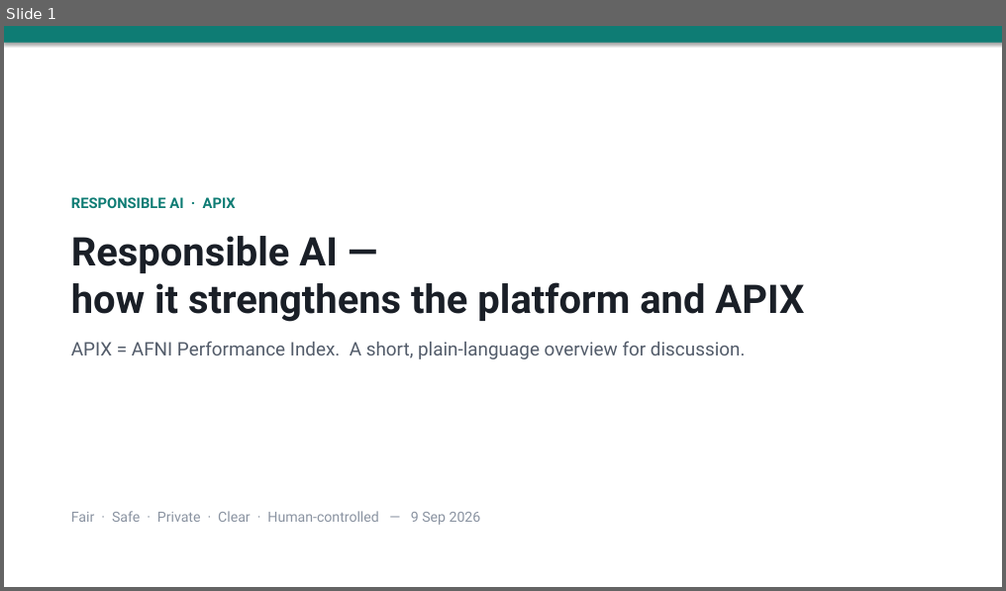
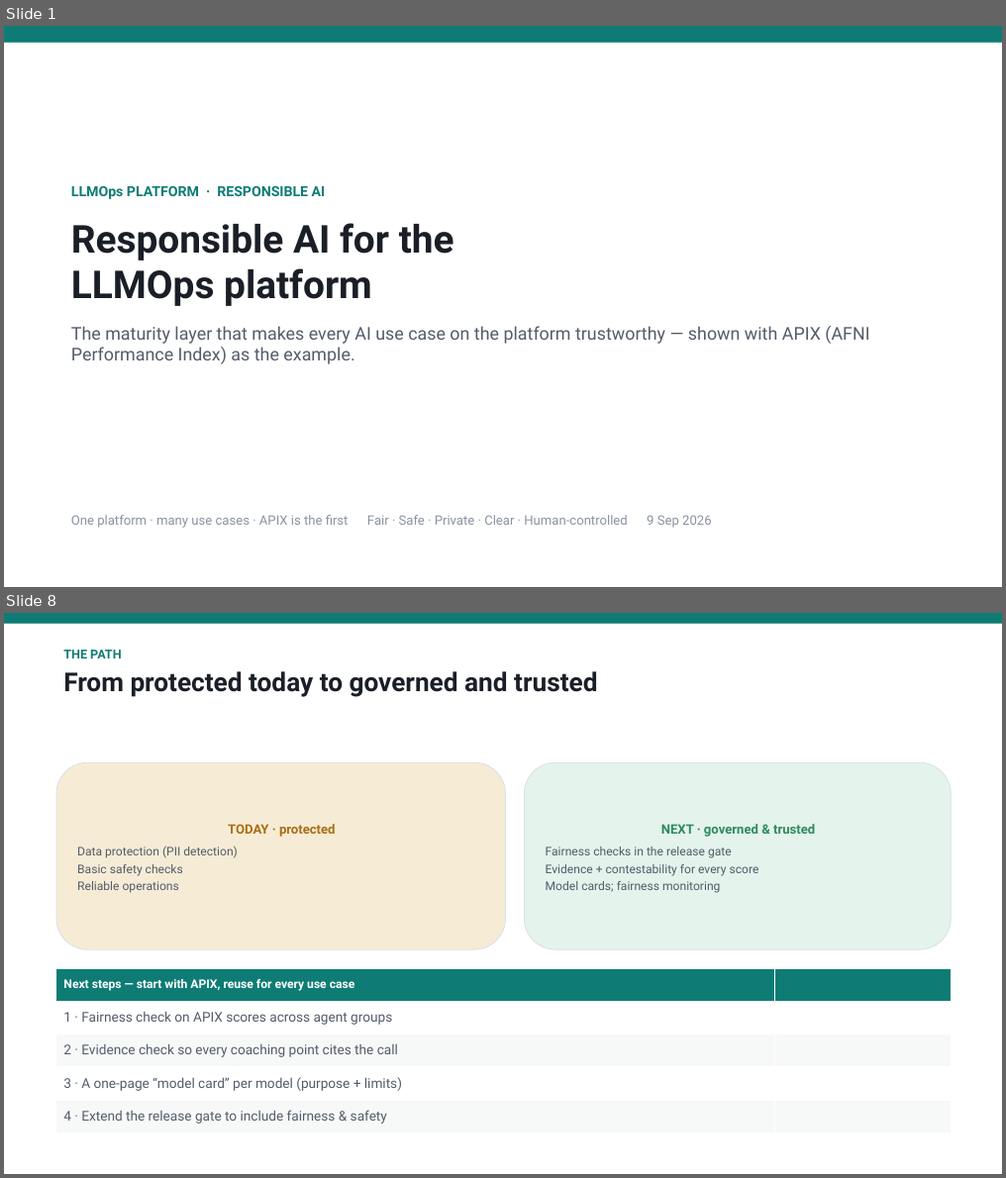
Before and after one commit to shyamanugu/LLMOps, a slide deck: usecases/ai_pipeline 2/docs/Responsible_AI_for_APIX.pptx. Shown one above the other, each under a label of ours: slide 1 before the commit, slides 1 and 8 after it; the slides between them are not shown. The pictures are 1006x591 and 1006x1178 pixels, drawn with LibreOffice and Linux fonts; fonts in the diff are those of the drawing. Boxes give left, top, right and bottom in pixels: in the first picture for what was removed or moved away, otherwise in the second. Text is boxed around its words. In the diff, an @@ line names an element or a change of style, - is before the commit and + after.

```diff
--- a/usecases/ai_pipeline 2/docs/Responsible_AI_for_APIX.pptx
+++ b/usecases/ai_pipeline 2/docs/Responsible_AI_for_APIX.pptx
@@ slide 8 added at bbox=[4, 613, 1002, 1174], background #FFFFFF @@
@@ rectangle added at bbox=[4, 613, 1002, 624], fill #0E7C74 @@
@@ text added at bbox=[63, 650, 597, 697], 25 pt, text #1A1F27, bold @@
+THE PATH
+From protected today to governed and trusted
@@ rounded rectangle added at bbox=[56, 762, 506, 950], fill #F6ECD6, outline #D9DFE5 0.75 pt, 11.5 pt, text #535C6A @@
+TODAY · protected
+Data protection (PII detection)
+Basic safety checks
+Reliable operations
@@ rounded rectangle added at bbox=[525, 762, 951, 950], fill #E4F3EB, outline #D9DFE5 0.75 pt, 11.5 pt, text #535C6A @@
+NEXT · governed & trusted
+Fairness checks in the release gate
+Evidence + contestability for every score
+Model cards; fairness monitoring
@@ table added at bbox=[56, 968, 951, 1134], 5 rows, 2 columns @@
+Next steps — start with APIX, reuse for every use case | 
+1 · Fairness check on APIX scores across agent groups | 
+2 · Evidence check so every coaching point cites the call | 
+3 · A one-page “model card” per model (purpose + limits) | 
+4 · Extend the release gate to include fairness & safety | 
@@ slide 1 changed as well @@
@@ rectangle at bbox=[4, 26, 1002, 43]: shadow off @@
@@ text at bbox=[71, 185, 869, 365]: text changed; size 18 to 17 pt @@
-RESPONSIBLE AI · APIX
-Responsible AI —
-how it strengthens the platform and APIX
-APIX = AFNI Performance Index. A short, plain-language overview for discussion.
+LLMOps PLATFORM · RESPONSIBLE AI
+Responsible AI for the
+LLMOps platform
+The maturity layer that makes every AI use case on the platform trustworthy — shown with APIX (AFNI Performance Index) as the example.
@@ text at bbox=[71, 515, 711, 528]: text changed; size 13.5 to 12.5 pt @@
-Fair · Safe · Private · Clear · Human-controlled — 9 Sep 2026
+One platform · many use cases · APIX is the first Fair · Safe · Private · Clear · Human-controlled 9 Sep 2026
```
Also in this commit, not shown: 3 other slides changed, 3 other slides added, 4 slides removed.
